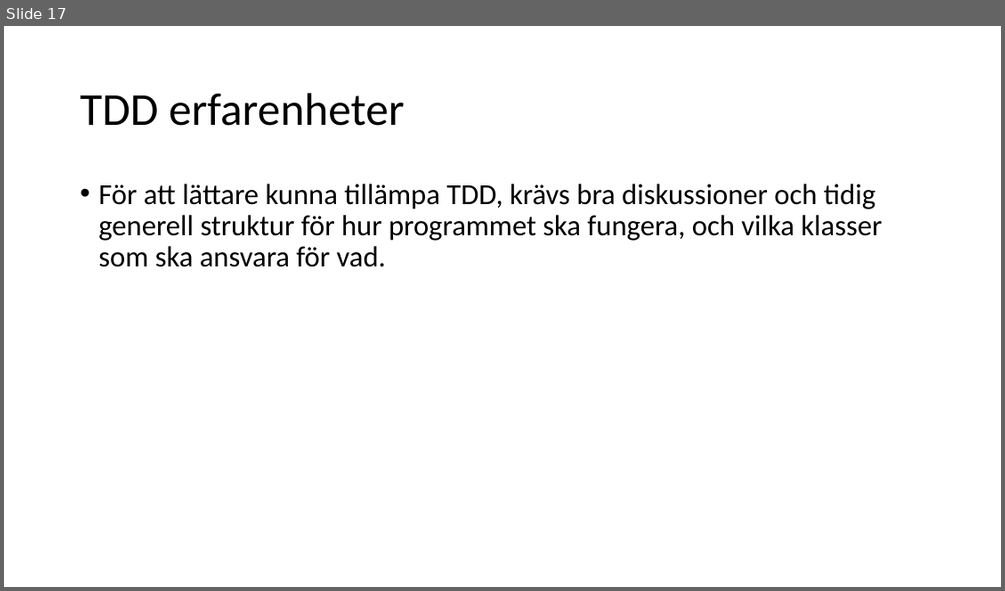
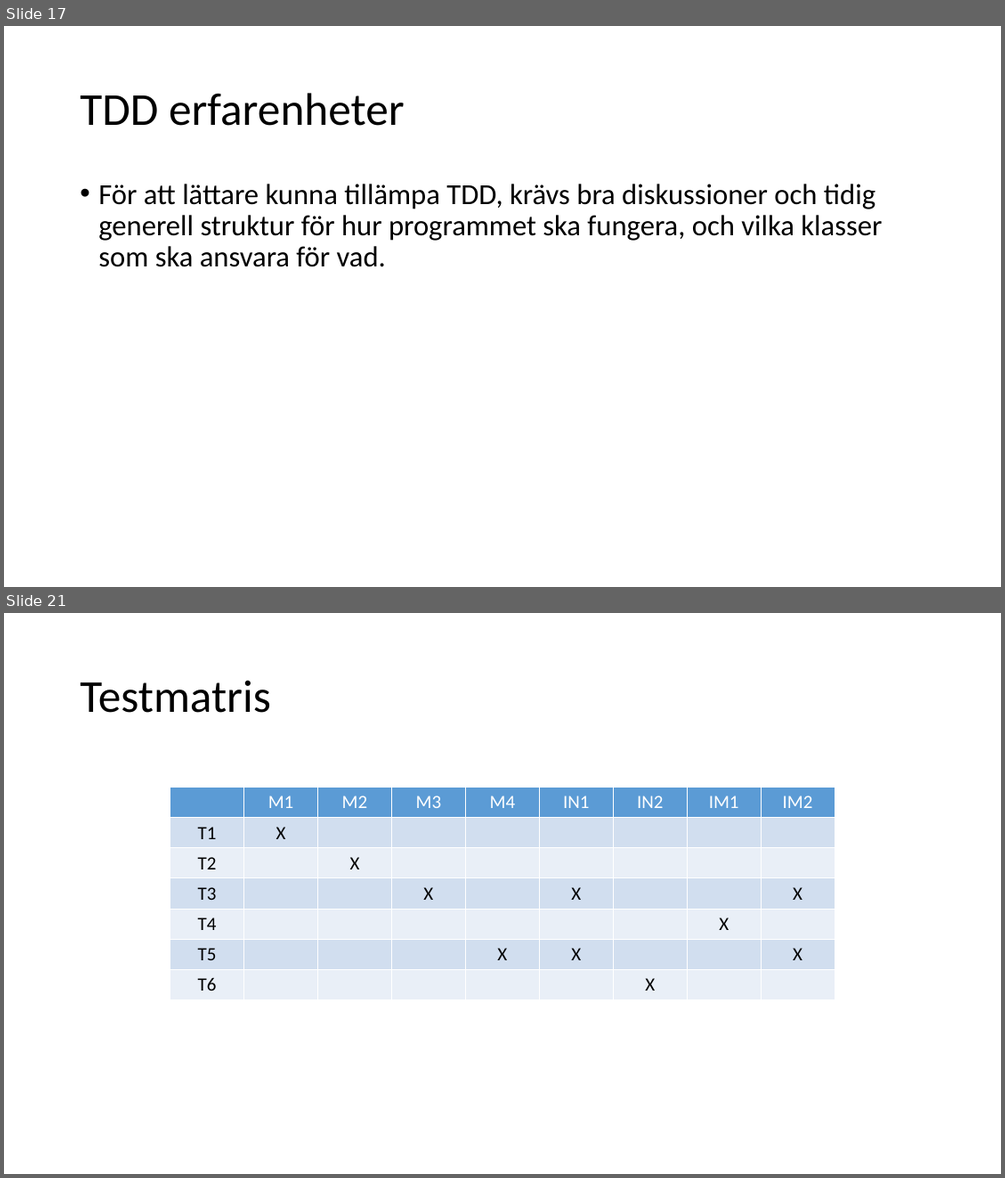
Before and after one commit to knopp10000/Inte_Roligt, a slide deck: slutredovisning.pptx. Shown one above the other, each under a label of ours: slide 17 before the commit, slides 17 and 21 after it; the slides between them are not shown. The pictures are 1005x591 and 1005x1178 pixels, drawn with LibreOffice and Linux fonts; fonts in the diff are those of the drawing. Boxes give left, top, right and bottom in pixels: in the first picture for what was removed or moved away, otherwise in the second. Text is boxed around its words. In the diff, an @@ line names an element or a change of style, - is before the commit and + after.

```diff
--- a/slutredovisning.pptx
+++ b/slutredovisning.pptx
@@ slide 21 added at box(4, 613, 1001, 1174), background #FFFFFF @@
@@ title added at box(80, 680, 271, 713), 44 pt, text #000000 @@
+Testmatris
@@ table added at box(170, 787, 836, 999), 7 rows, 9 columns @@
+ | M1 | M2 | M3 | M4 | IN1 | IN2 | IM1 | IM2
+T1 | X |  |  |  |  |  |  | 
+T2 |  | X |  |  |  |  |  | 
+T3 |  |  | X |  | X |  |  | X
+T4 |  |  |  |  |  |  | X | 
+T5 |  |  |  | X | X |  |  | X
+T6 |  |  |  |  |  | X |  | 
```
Also in this commit, not shown: 4 slides changed, 3 other slides added, 3 slides removed.
